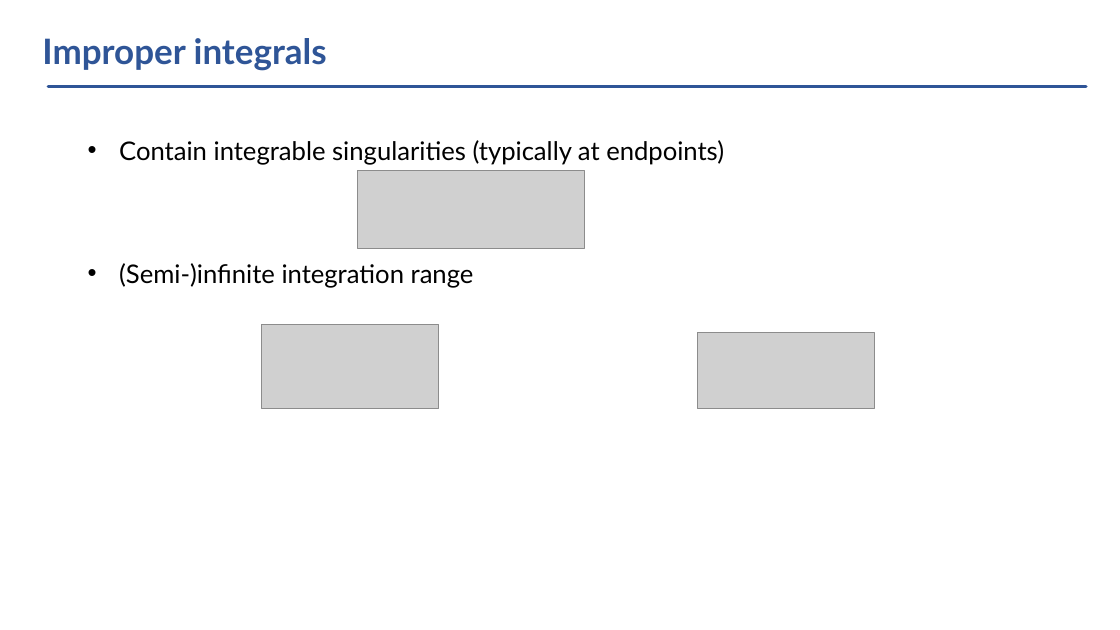
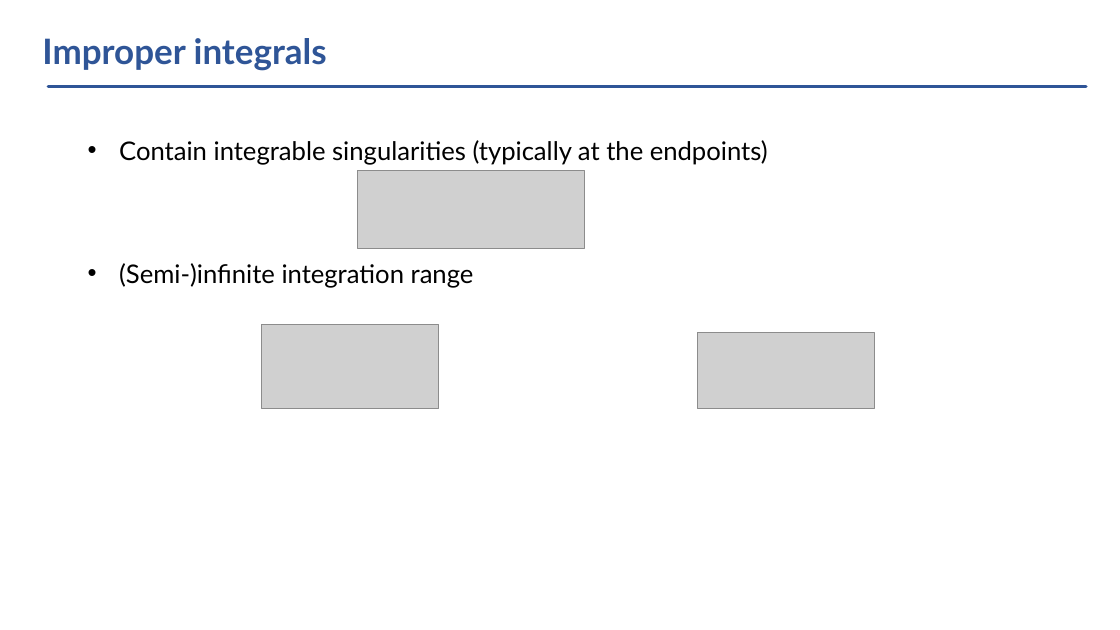
Before and after one commit to vlvovch/PHYS6350-ComputationalPhysics, a slide deck: slide 23 of lectures/Lecture6-01-31-23-NumericalIntegration.pptx. Drawn at 1120x630 pixels with LibreOffice and Linux fonts; fonts in the diff are those of the drawing; grey boxes stand for pictures. Boxes give left, top, right and bottom in pixels: in the first picture for what was removed or moved away, otherwise in the second. Text is boxed around its words. In the diff, an @@ line names an element or a change of style, - is before the commit and + after.

```diff
--- a/lectures/Lecture6-01-31-23-NumericalIntegration.pptx
+++ b/lectures/Lecture6-01-31-23-NumericalIntegration.pptx
@@ text at [119, 140, 768, 165]: text changed @@
-• Contain integrable singularities (typically at endpoints)
+• Contain integrable singularities (typically at the endpoints)
```
Also in this commit, not shown: 8 other slides changed, 39 other files.
